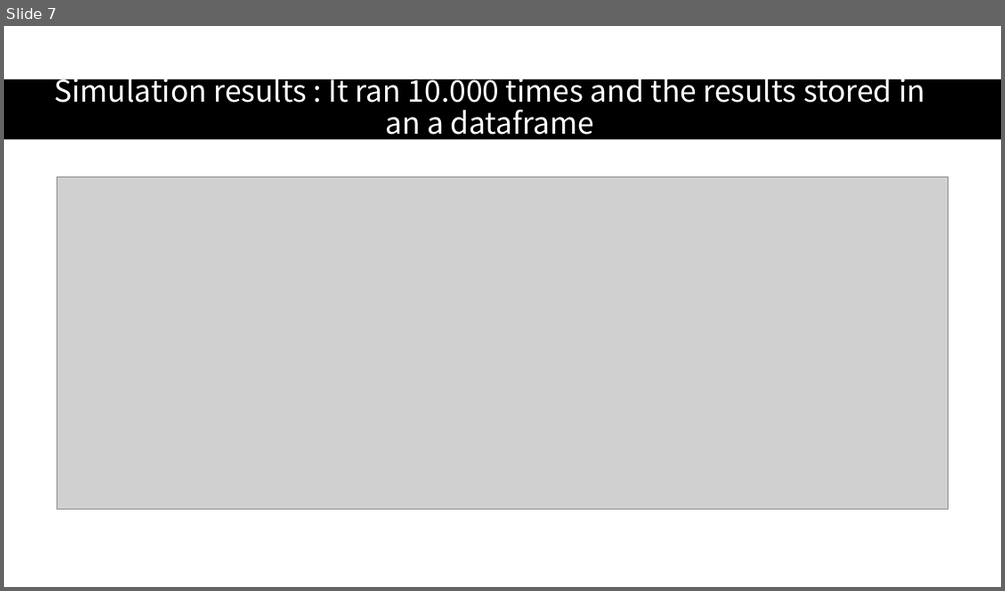
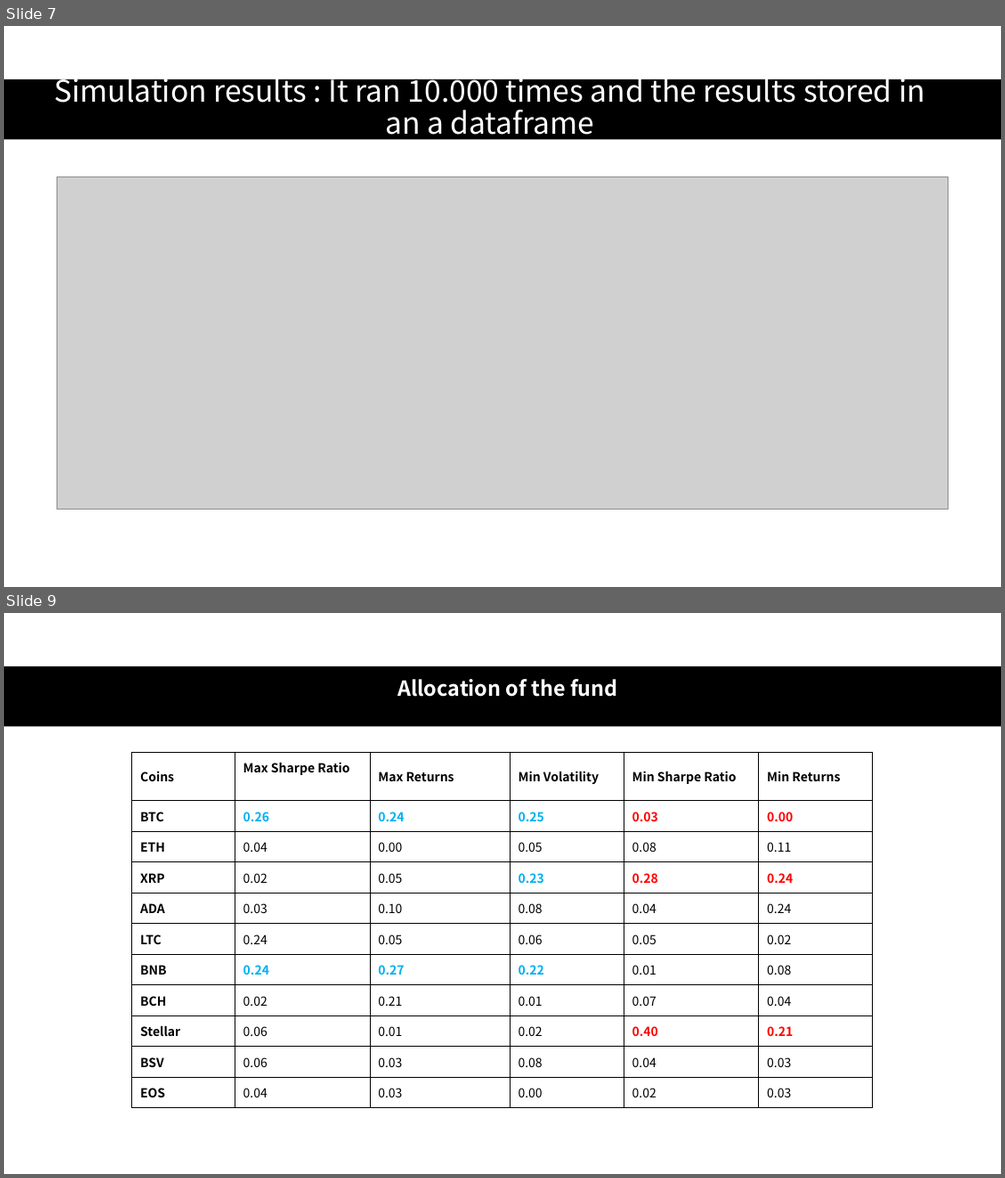
Before and after one commit to Shinan-tech/Final-Project_portfolio-optimization, a slide deck: Final Project_portfolio optimisation.pptx. Shown one above the other, each under a label of ours: slide 7 before the commit, slides 7 and 9 after it; the slides between them are not shown. The pictures are 1005x591 and 1005x1178 pixels, drawn with LibreOffice and Linux fonts; fonts in the diff are those of the drawing; grey boxes stand for pictures. Boxes give left, top, right and bottom in pixels: in the first picture for what was removed or moved away, otherwise in the second. Text is boxed around its words. In the diff, an @@ line names an element or a change of style, - is before the commit and + after.

```diff
--- a/Final Project_portfolio optimisation.pptx
+++ b/Final Project_portfolio optimisation.pptx
@@ slide 9 added at (4, 613, 1001, 1174), background #FFFFFF @@
@@ rectangle added at (4, 666, 1001, 727), fill #000000 @@
@@ title added at (397, 679, 618, 697), 20 pt, text #FFFFFF, bold @@
+Allocation of the fund
@@ table added at (132, 752, 872, 1101), 11 rows, 6 columns @@
+Coins | Max Sharpe Ratio | Max Returns | Min Volatility | Min Sharpe Ratio | Min Returns
+BTC | 0.26 | 0.24 | 0.25 | 0.03 | 0.00
+ETH | 0.04 | 0.00 | 0.05 | 0.08 | 0.11
+XRP | 0.02 | 0.05 | 0.23 | 0.28 | 0.24
+ADA | 0.03 | 0.10 | 0.08 | 0.04 | 0.24
+LTC | 0.24 | 0.05 | 0.06 | 0.05 | 0.02
+BNB | 0.24 | 0.27 | 0.22 | 0.01 | 0.08
+BCH | 0.02 | 0.21 | 0.01 | 0.07 | 0.04
+Stellar | 0.06 | 0.01 | 0.02 | 0.40 | 0.21
+BSV | 0.06 | 0.03 | 0.08 | 0.04 | 0.03
+EOS | 0.04 | 0.03 | 0.00 | 0.02 | 0.03
```
Also in this commit, not shown: 6 slides changed, 2 other slides added, 1 slide removed, 3 other files.
